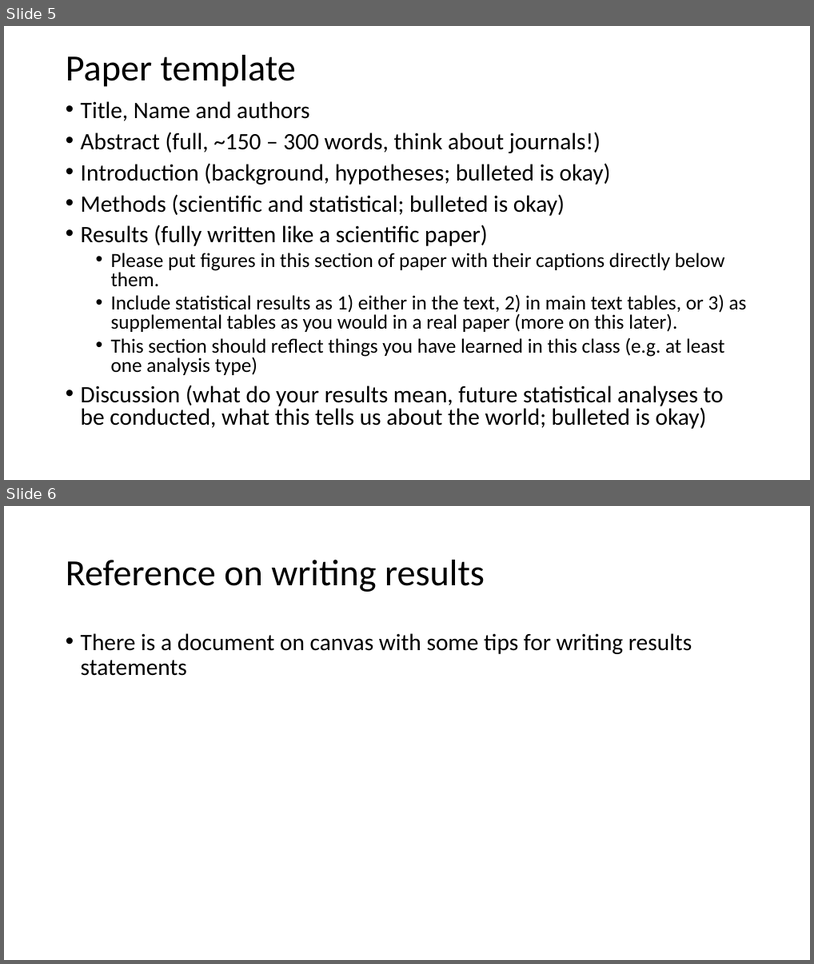
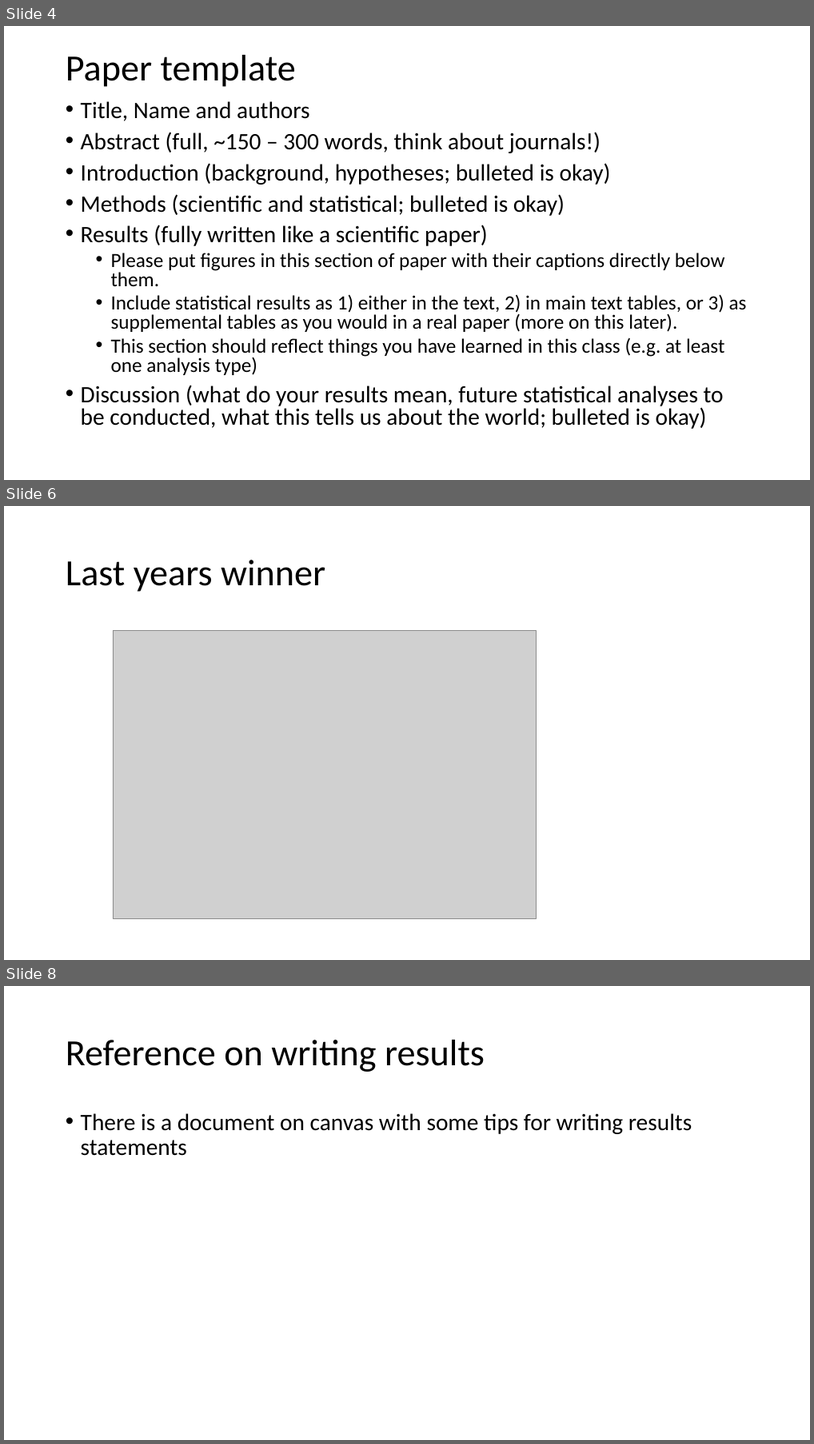
Before and after one commit to VTQuantMethodsEEB/klangwig, a slide deck: lectures/week_10_glms/le10_glms.pptx. Shown one above the other, each under a label of ours: slides 5 and 6 before the commit, slides 4, 6 and 8 after it; the slides between them are not shown. The pictures are 814x964 and 814x1444 pixels, drawn with LibreOffice and Linux fonts; fonts in the diff are those of the drawing; grey boxes stand for pictures. Boxes give left, top, right and bottom in pixels: in the first picture for what was removed or moved away, otherwise in the second. Text is boxed around its words. In the diff, an @@ line names an element or a change of style, - is before the commit and + after.

```diff
--- a/lectures/week_10_glms/le10_glms.pptx
+++ b/lectures/week_10_glms/le10_glms.pptx
@@ slide 6 added at (4, 506, 810, 960), background #FFFFFF @@
@@ title added at (66, 560, 326, 592), 44 pt, text #000000 @@
+Last years winner
@@ picture added at (113, 631, 536, 919) @@
@@ what was slide 5 is now slide 4 @@
@@ what was slide 6 is now slide 8 @@
```
Also in this commit, not shown: 4 slides changed, 2 other slides added, 1 slide removed, 31 other files.
